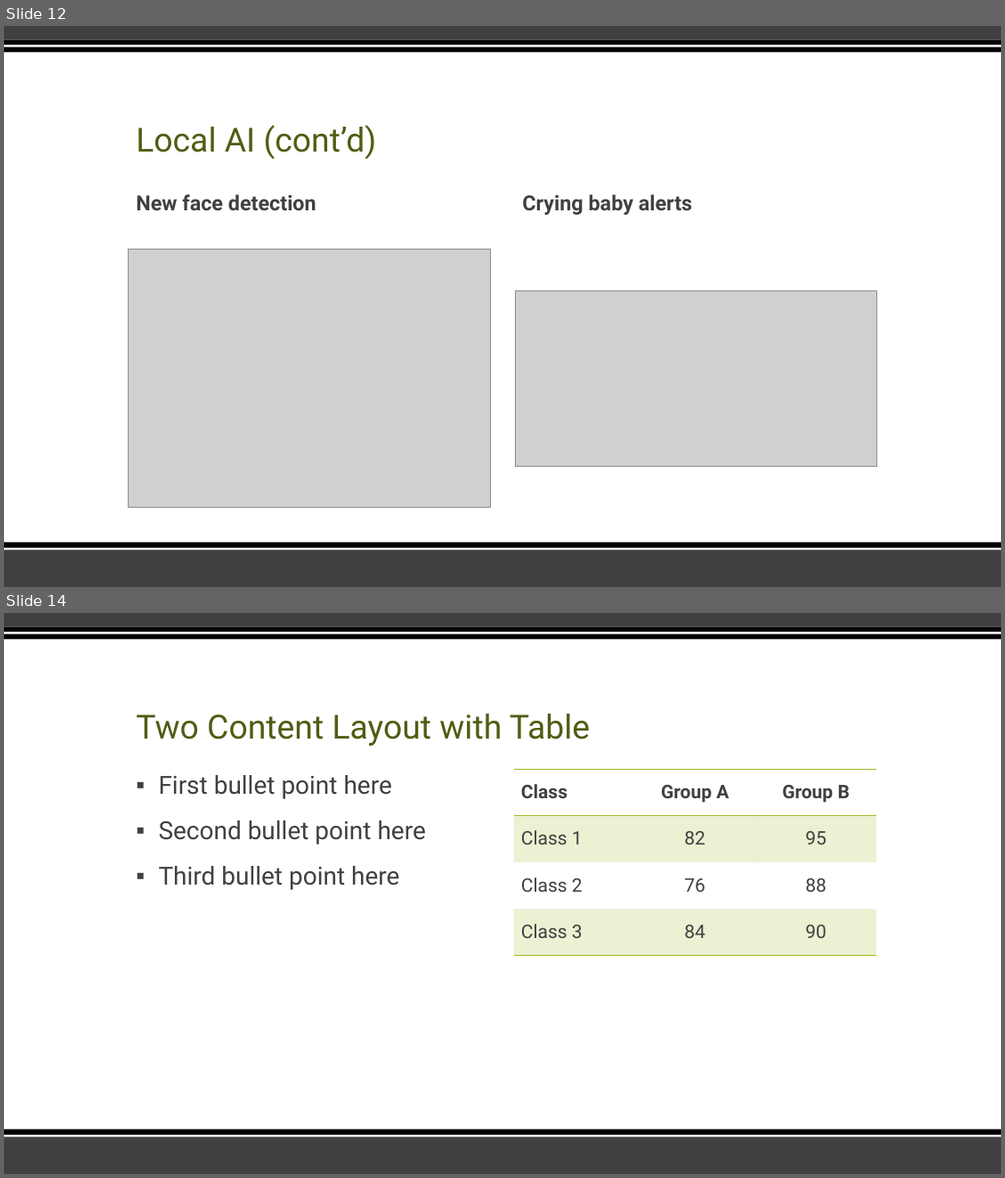
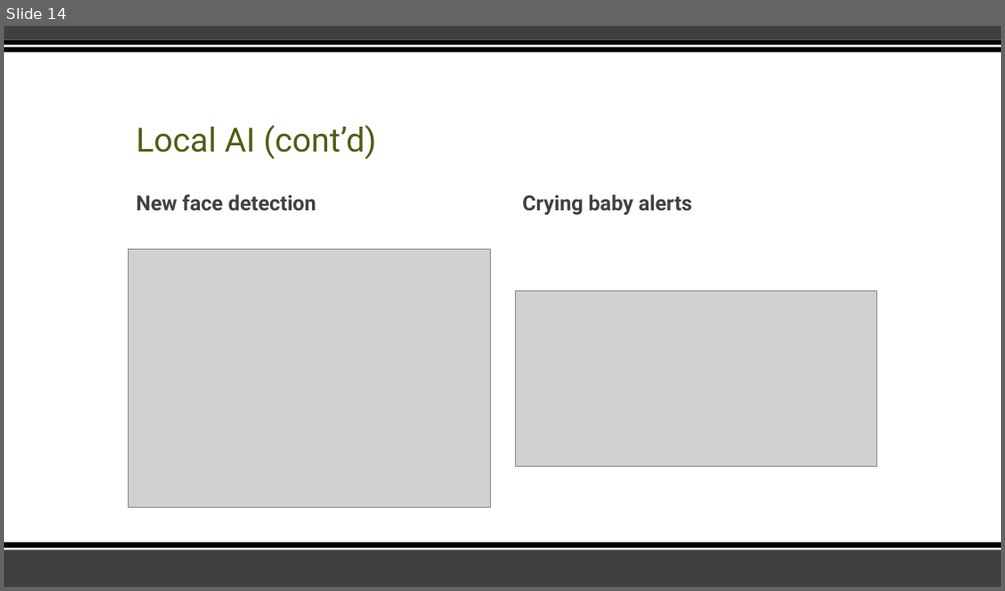
Before and after one commit to Cy-EF0510/Vanier, a slide deck: Semester 7 Fall 2026/IOT/Assignments/HomeAgent.pptx. Shown one above the other, each under a label of ours: slides 12 and 14 before the commit, slide 14 after it; the slides between them are not shown. The pictures are 1005x1178 and 1005x591 pixels, drawn with LibreOffice and Linux fonts; fonts in the diff are those of the drawing; grey boxes stand for pictures. Boxes give left, top, right and bottom in pixels: in the first picture for what was removed or moved away, otherwise in the second. Text is boxed around its words. In the diff, an @@ line names an element or a change of style, - is before the commit and + after.

```diff
--- a/Semester 7 Fall 2026/IOT/Assignments/HomeAgent.pptx
+++ b/Semester 7 Fall 2026/IOT/Assignments/HomeAgent.pptx
@@ slide 14 removed at (4, 613, 1001, 1174), background #FFFFFF; not listed: 6 template elements that a slide beside it also shows @@
@@ title removed at (136, 714, 590, 746) @@
-Two Content Layout with Table
@@ table removed at (513, 769, 877, 956), 4 rows, 3 columns @@
-Class | Group A | Group B
-Class 1 | 82 | 95
-Class 2 | 76 | 88
-Class 3 | 84 | 90
@@ text removed at (159, 775, 426, 890) @@
-▪ First bullet point here
-▪ Second bullet point here
-▪ Third bullet point here
@@ what was slide 12 is now slide 14 @@
```
Also in this commit, not shown: 3 slides changed, 8 slides added, 7 other slides removed.
